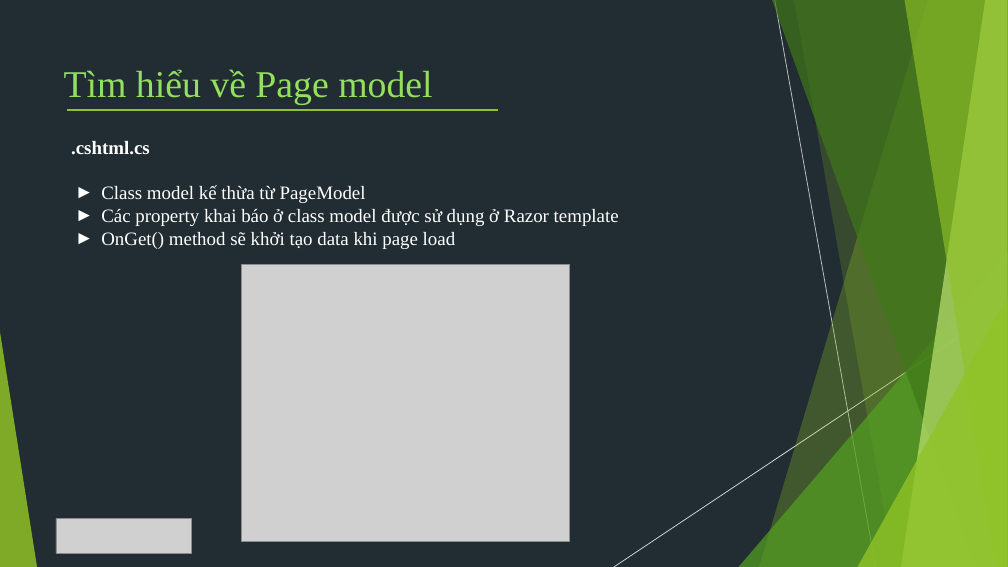
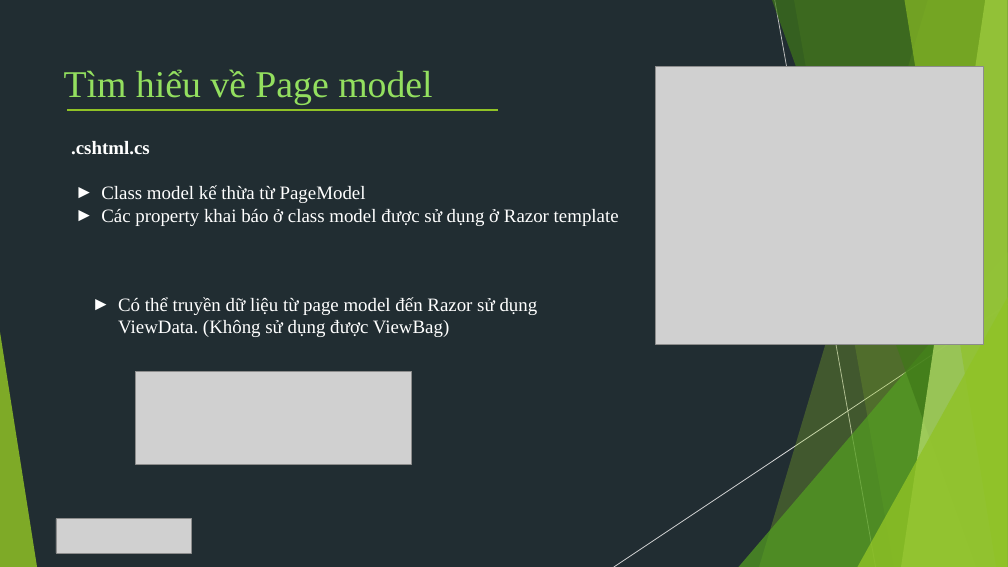
Before and after one commit to TechMarDay/RazorPage, a slide deck: slide 8 of Razor pages.pptx (slide 9 before the commit). Drawn at 1008x567 pixels with LibreOffice and Linux fonts; fonts in the diff are those of the drawing; grey boxes stand for pictures. Boxes give left, top, right and bottom in pixels: in the first picture for what was removed or moved away, otherwise in the second. Text is boxed around its words. In the diff, an @@ line names an element or a change of style, - is before the commit and + after.

```diff
--- a/Razor pages.pptx
+++ b/Razor pages.pptx
@@ picture: place and size @@
-picture at box(241, 264, 569, 541)
+picture at box(656, 67, 984, 344)
@@ text at box(101, 232, 456, 249): paragraph removed @@
-► OnGet() method sẽ khởi tạo data khi page load
@@ text added at box(118, 297, 538, 337), 18 pt, text #FFFFFF @@
+► Có thể truyền dữ liệu từ page model đến Razor sử dụng ViewData. (Không sử dụng được ViewBag)
@@ picture added at box(135, 371, 411, 464) @@
```
Also in this commit, not shown: 5 other slides changed, 3 slides added, 2 slides removed.
